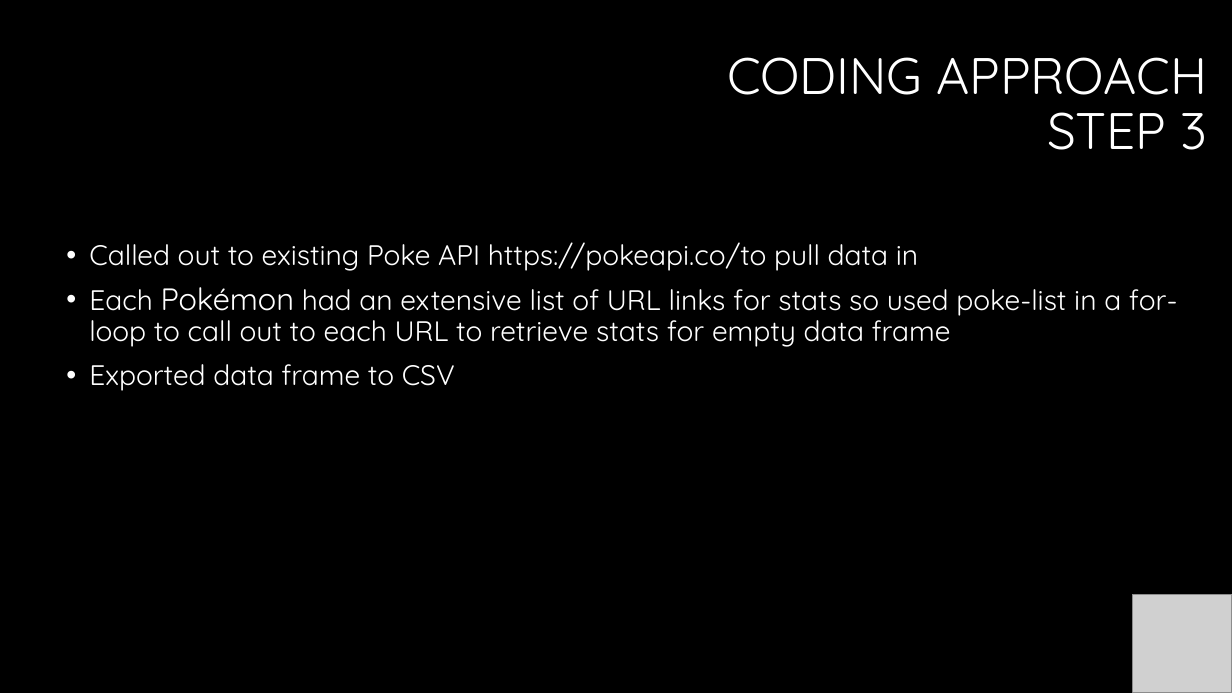
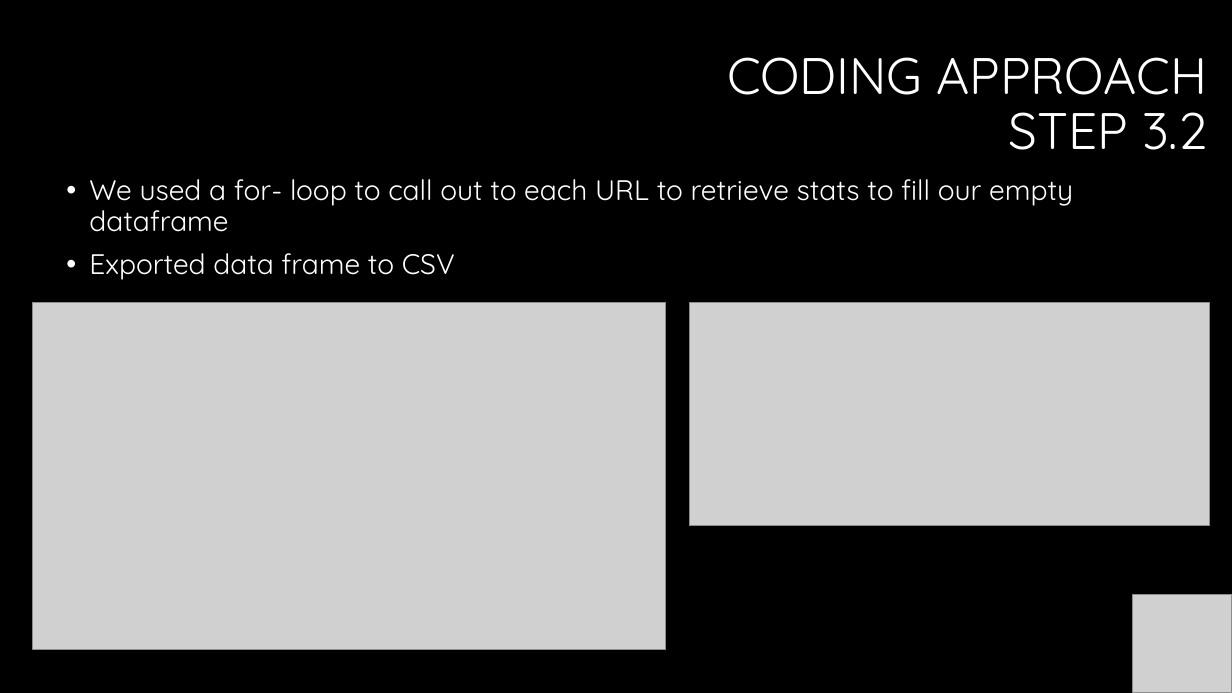
Before and after one commit to Dbuescher8/Pokemon-Project2, a slide deck: slide 6 of Presentation 2.pptx (slide 5 before the commit). Drawn at 1232x693 pixels with LibreOffice and Linux fonts; fonts in the diff are those of the drawing; grey boxes stand for pictures; background and template pictures are left out. Boxes give left, top, right and bottom in pixels: in the first picture for what was removed or moved away, otherwise in the second. Text is boxed around its words. In the diff, an @@ line names an element or a change of style, - is before the commit and + after.

Commit message:
presentation updates

```diff
--- a/Presentation 2.pptx
+++ b/Presentation 2.pptx
@@ title at (727, 57, 1208, 150): text changed @@
-CODING APPROACH
-STEP 3
+CODING APPROACH
+STEP 3.2
@@ text "We used a for- loop ...": place and size @@
-text "We used a for- loop ..." at (89, 242, 1178, 391)
+text "We used a for- loop ..." at (89, 179, 1073, 280)
@@ text at (89, 179, 1073, 232): text changed @@
-• Called out to existing Poke API https://pokeapi.co/to pull data in
-• Each Pokémon had an extensive list of URL links for stats so used poke-list in a for- loop to call out to each URL to retrieve stats for empty data frame
+• We used a for- loop to call out to each URL to retrieve stats to fill our empty dataframe
@@ picture added at (33, 302, 665, 650) @@
@@ picture added at (689, 302, 1210, 526) @@
```
Also in this commit, not shown: 8 other slides changed, 1 slide added.
